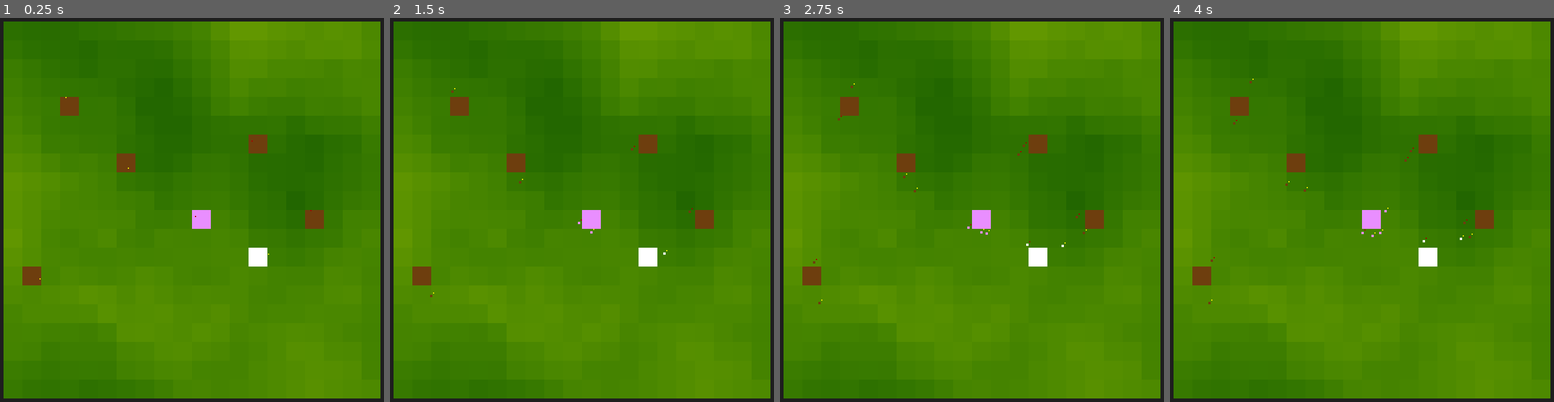
Above: before the commit, frames 1-4 (left to right).
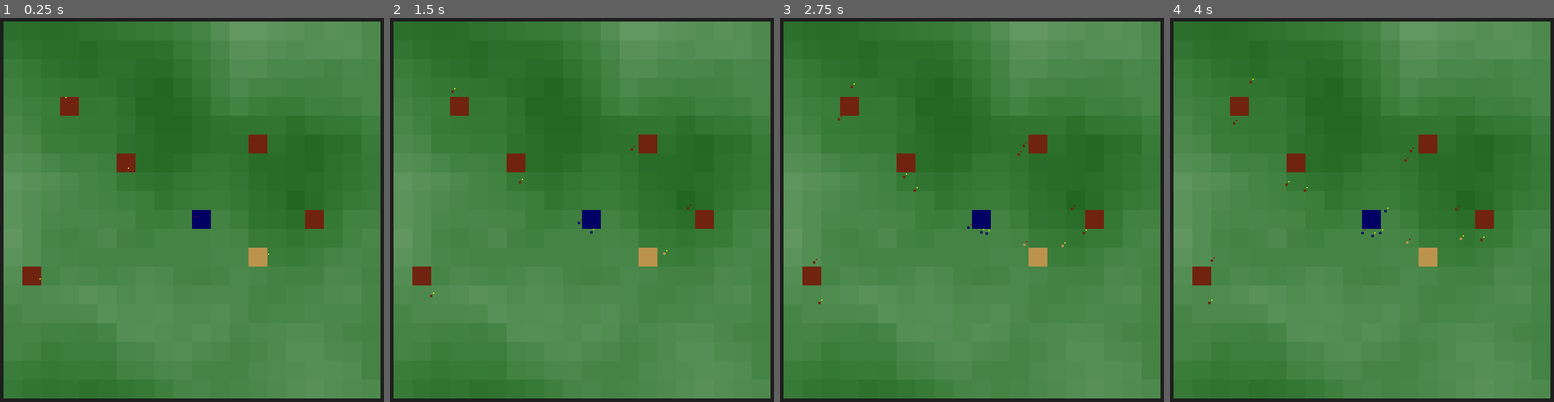
Above: after the commit, the same moments.

Repository: fizzy-drinks/roguelike-jam-6
Game: Godot game, scene res://world.tscn
The game is run twice, just before and just after one commit, with the same random seed, the same clock (stepped at 60 frames per second) and the same inputs.
Inputs:
- Up to frame 1 (0.25 s): no input
- Up to frame 2 (1.5 s): tap Enter at 0.5 s; tap Space at 1.25 s
- Up to frame 3 (2.75 s): tap Enter at 2 s
- Up to frame 4 (4 s): tap Space at 2.75 s

The runs differ from the first frame. In frame 1, 96% of the frame differs, in the area x 0-100%, y 0-100%; in frame 2, 96%; in frame 3, 96%; in frame 4, 96%.

Commit message:
Reorganise files, recolor structures and terrain

Diff:
--- a/damageable.gd
+++ b/damageable.gd
@@ -5,7 +5,7 @@
 @export var max_hp: float = 5
 
 
-@onready var label = load("res://damage_label.tscn")
+@onready var label = load("res://labels/damage_label.tscn")
 
 
 var hp: float = max_hp
--- a/dungeon.gd
+++ b/structures/dungeon.gd
@@ -8,8 +8,8 @@
 
 
 @onready var spawner = [
-	load("res://soldier.tscn"),
-	load("res://guard.tscn")
+	load("res://units/soldier.tscn"),
+	load("res://units/guard.tscn")
 ]
 @onready var spawn_cooldown: float = 0
 
@@ -22,7 +22,7 @@
 
 
 func spawn():
-	var new_unit: Unit = spawner.pick_random().instantiate()
+	var new_unit: Node2D = spawner.pick_random().instantiate()
 	new_unit.position = position + Vector2(randi_range(-1, 1), randi_range(-1, 1))
 	new_unit.source_structure = self
 	new_unit.team = team
@@ -32,5 +32,5 @@
 
 
 func _on_area_2d_area_entered(area):
-	if area.owner is Unit and area.owner.team != team:
+	if "team" in area.owner and area.owner.team != team:
 		area.owner.damage(100)
--- a/dungeon.tscn
+++ b/structures/dungeon.tscn
@@ -1,7 +1,7 @@
 [gd_scene load_steps=5 format=3 uid="uid://cb37crbgke0w"]
 
-[ext_resource type="Script" path="res://dungeon.gd" id="1_exjoy"]
-[ext_resource type="PackedScene" uid="uid://pxrgs6h2kikk" path="res://tile.tscn" id="1_sbpel"]
+[ext_resource type="Script" path="res://structures/dungeon.gd" id="1_i5fm8"]
+[ext_resource type="PackedScene" uid="uid://pxrgs6h2kikk" path="res://tile.tscn" id="2_740dd"]
 
 [sub_resource type="RectangleShape2D" id="RectangleShape2D_mirvq"]
 size = Vector2(34, 34)
@@ -10,12 +10,12 @@
 radius = 61.0082
 
 [node name="dungeon" type="Node2D" groups=["structures", "targetable"]]
-modulate = Color(0.431373, 0.243137, 0.054902, 1)
-script = ExtResource("1_exjoy")
+modulate = Color(0.439216, 0.137255, 0.0588235, 1)
+script = ExtResource("1_i5fm8")
 team = "enemy"
 max_hp = 100.0
 
-[node name="tile" parent="." instance=ExtResource("1_sbpel")]
+[node name="tile" parent="." instance=ExtResource("2_740dd")]
 position = Vector2(0, 0)
 scale = Vector2(32, 32)
 
--- /dev/null
+++ b/structures/village.tscn
@@ -0,0 +1,6 @@
+[gd_scene load_steps=2 format=3 uid="uid://b3n880p62x6in"]
+
+[ext_resource type="PackedScene" uid="uid://cb37crbgke0w" path="res://structures/dungeon.tscn" id="1_jv0bd"]
+
+[node name="village" instance=ExtResource("1_jv0bd")]
+modulate = Color(0.737255, 0.576471, 0.301961, 1)
--- a/tower.gd
+++ b/tower.gd
@@ -1,10 +1,10 @@
 extends Node2D
 
 
-@export var world: World
+@export var world: Node2D
 
 
-@onready var dungeon: Dungeon = $dungeon
+@onready var dungeon: Node2D = $dungeon
 
 
 func _ready():
--- a/tower.tscn
+++ b/tower.tscn
@@ -1,12 +1,12 @@
 [gd_scene load_steps=3 format=3 uid="uid://cqexvs24d08xt"]
 
 [ext_resource type="Script" path="res://tower.gd" id="1_pxmea"]
-[ext_resource type="PackedScene" uid="uid://cb37crbgke0w" path="res://dungeon.tscn" id="1_t7x8i"]
+[ext_resource type="PackedScene" uid="uid://cb37crbgke0w" path="res://structures/dungeon.tscn" id="1_t7x8i"]
 
 [node name="tower" type="Node2D"]
 script = ExtResource("1_pxmea")
 
 [node name="dungeon" parent="." instance=ExtResource("1_t7x8i")]
-modulate = Color(0.913725, 0.556863, 1, 1)
+modulate = Color(0, 0, 0.392157, 1)
 team = "player"
 units_per_second = 1.0
--- a/guard.gd
+++ b/units/guard.gd
@@ -1,10 +1,9 @@
-extends "res://unit.gd"
+extends "res://units/unit.gd"
 
 
 var targets: Array[Unit]
 var walk_target: Vector2
 var walk_target_interest: float = 5
-var attack_cooldown: float = 0
 
 
 @onready var guard_area: Area2D = source_structure.get_node("guard_range")
@@ -50,11 +49,6 @@
 		walk_toward(walk_target, delta)
 
 
-func attack_unit(unit: Damageable):
-	attack_cooldown = 1
-	unit.damage(dps)
-
-
 func pick_walk_target():
 	if not weakref(guard_area).get_ref():
 		return
--- a/guard.tscn
+++ b/units/guard.tscn
@@ -1,15 +1,15 @@
-[gd_scene load_steps=5 format=3 uid="uid://bwduxuquqg8yk"]
+[gd_scene load_steps=5 format=3 uid="uid://cjnv328djgd6l"]
 
-[ext_resource type="Script" path="res://guard.gd" id="2_k23lp"]
-[ext_resource type="Texture2D" uid="uid://bl2ifxi32qv5a" path="res://white.png" id="2_uc7x4"]
-[ext_resource type="PackedScene" uid="uid://pxrgs6h2kikk" path="res://tile.tscn" id="3_i0svy"]
+[ext_resource type="Script" path="res://units/guard.gd" id="1_xygey"]
+[ext_resource type="Texture2D" uid="uid://bl2ifxi32qv5a" path="res://white.png" id="2_7q3lo"]
+[ext_resource type="PackedScene" uid="uid://pxrgs6h2kikk" path="res://tile.tscn" id="3_6qdnc"]
 
 [sub_resource type="CircleShape2D" id="CircleShape2D_m7jb6"]
 radius = 4.0
 
 [node name="guard" type="Node2D" groups=["targetable"]]
 position = Vector2(25, 16)
-script = ExtResource("2_k23lp")
+script = ExtResource("1_xygey")
 max_ms = 20.0
 min_ms = 10.0
 dps = 3.0
--- a/soldier.gd
+++ b/units/soldier.gd
@@ -1,8 +1,7 @@
-extends "res://unit.gd"
+extends "res://units/unit.gd"
 
 
 var target: Node2D
-var attack_cooldown: float = 0
 
 
 func _process(delta):
@@ -45,8 +44,3 @@
 			nearest = t
 
 	target = nearest
-
-
-func attack_unit(unit: Damageable):
-	attack_cooldown = 1
-	unit.damage(dps)
--- a/soldier.tscn
+++ b/units/soldier.tscn
@@ -1,15 +1,16 @@
-[gd_scene load_steps=5 format=3 uid="uid://cdtyerf1dd78n"]
+[gd_scene load_steps=5 format=3 uid="uid://cxs8wcoufydke"]
 
-[ext_resource type="Texture2D" uid="uid://bl2ifxi32qv5a" path="res://white.png" id="2_krfq8"]
-[ext_resource type="Script" path="res://soldier.gd" id="2_nrbxm"]
-[ext_resource type="PackedScene" uid="uid://pxrgs6h2kikk" path="res://tile.tscn" id="3_3oi32"]
+[ext_resource type="Script" path="res://units/soldier.gd" id="1_pu8gf"]
+[ext_resource type="Texture2D" uid="uid://bl2ifxi32qv5a" path="res://white.png" id="2_5y7q0"]
+[ext_resource type="PackedScene" uid="uid://pxrgs6h2kikk" path="res://tile.tscn" id="3_v01sb"]
 
 [sub_resource type="CircleShape2D" id="CircleShape2D_m7jb6"]
 radius = 4.0
 
 [node name="soldier" type="Node2D" groups=["targetable"]]
 position = Vector2(25, 16)
-script = ExtResource("2_nrbxm")
+script = ExtResource("1_pu8gf")
+team = null
 max_ms = 16.0
 min_ms = 4.0
 dps = 7.0
--- a/unit.gd
+++ b/units/unit.gd
@@ -16,6 +16,7 @@
 
 
 var collisions: Array[Area2D]
+var attack_cooldown: float = 0
 
 
 func _ready():
@@ -49,4 +50,14 @@
 	var tile_size = world.TILE_SIZE
 	var terrain_value = world.get_terrain_value(round(global_position.x / tile_size), round(global_position.y / tile_size))
 	var ms_multiplier = min_ms + ((max_ms - min_ms) * terrain_value)
-	global_position += walk_target_delta.normalized() * ms_multiplier * delta
+	var movement = walk_target_delta.normalized() * ms_multiplier * delta
+
+	if walk_target_delta.length() < movement.length():
+		return
+
+	global_position += movement
+
+
+func attack_unit(unit: Damageable):
+	attack_cooldown = 1
+	unit.damage(dps)
--- a/unit.tscn
+++ b/units/unit.tscn
@@ -1,15 +1,15 @@
-[gd_scene load_steps=5 format=3 uid="uid://drg2bheuuc2gy"]
+[gd_scene load_steps=5 format=3 uid="uid://hbfe37beu8th"]
 
-[ext_resource type="Script" path="res://unit.gd" id="1_d7vca"]
-[ext_resource type="Texture2D" uid="uid://bl2ifxi32qv5a" path="res://white.png" id="2_ig68v"]
-[ext_resource type="PackedScene" uid="uid://pxrgs6h2kikk" path="res://tile.tscn" id="3_oqagb"]
+[ext_resource type="Script" path="res://units/unit.gd" id="1_t07ck"]
+[ext_resource type="Texture2D" uid="uid://bl2ifxi32qv5a" path="res://white.png" id="2_7sfyc"]
+[ext_resource type="PackedScene" uid="uid://pxrgs6h2kikk" path="res://tile.tscn" id="3_aylqw"]
 
 [sub_resource type="CircleShape2D" id="CircleShape2D_m7jb6"]
 radius = 4.0
 
 [node name="unit" type="Node2D" groups=["targetable"]]
 position = Vector2(25, 16)
-script = ExtResource("1_d7vca")
+script = ExtResource("1_t07ck")
 max_ms = 16.0
 min_ms = 4.0
 dps = 5.0
--- a/village.tscn
+++ /dev/null
@@ -1,7 +0,0 @@
-[gd_scene load_steps=2 format=3 uid="uid://b4qnxsbcrngd3"]
-
-[ext_resource type="PackedScene" uid="uid://cb37crbgke0w" path="res://dungeon.tscn" id="1_eejwa"]
-
-[node name="village" instance=ExtResource("1_eejwa")]
-modulate = Color(1, 1, 1, 1)
-team = "independent"
--- a/world.gd
+++ b/world.gd
@@ -16,8 +16,8 @@
 @onready var tile_scene = load("res://tile.tscn")
 @onready var terrain = $terrain
 @onready var structure_types_weighted = {
-	0.75: load("res://dungeon.tscn"),
-	1: load("res://village.tscn")
+	0.75: load("res://structures/dungeon.tscn"),
+	1: load("res://structures/village.tscn")
 }
 
 
@@ -53,7 +53,7 @@
 	var terrain_value = get_terrain_value(x, y)
 	var green = 0.2 + terrain_value * 0.6
 	var red = terrain_value * green
-	var color = Color(red, green, 0)
+	var color = Color(red, green, red)
 
 	if x not in tiles:
 		tiles[x] = {}
@@ -81,7 +81,7 @@
 		return
 
 	var structure_type = randf()
-	var structure: Dungeon
+	var structure: Node2D
 	for chance in structure_types_weighted.keys():
 		if structure_type < chance:
 			structure = structure_types_weighted[chance].instantiate()
Not shown: 2 places in labels/damage_label.tscn that only renumber resources
Not shown: 1 places in units/guard.tscn that only renumber resources
Not shown: 1 places in units/soldier.tscn that only renumber resources
Not shown: 1 places in units/unit.tscn that only renumber resources
